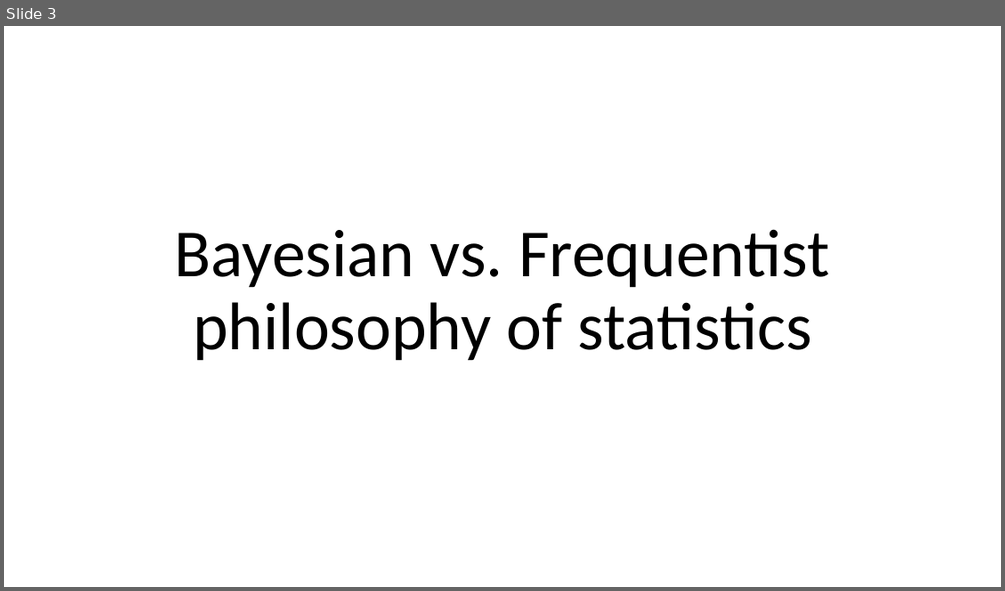
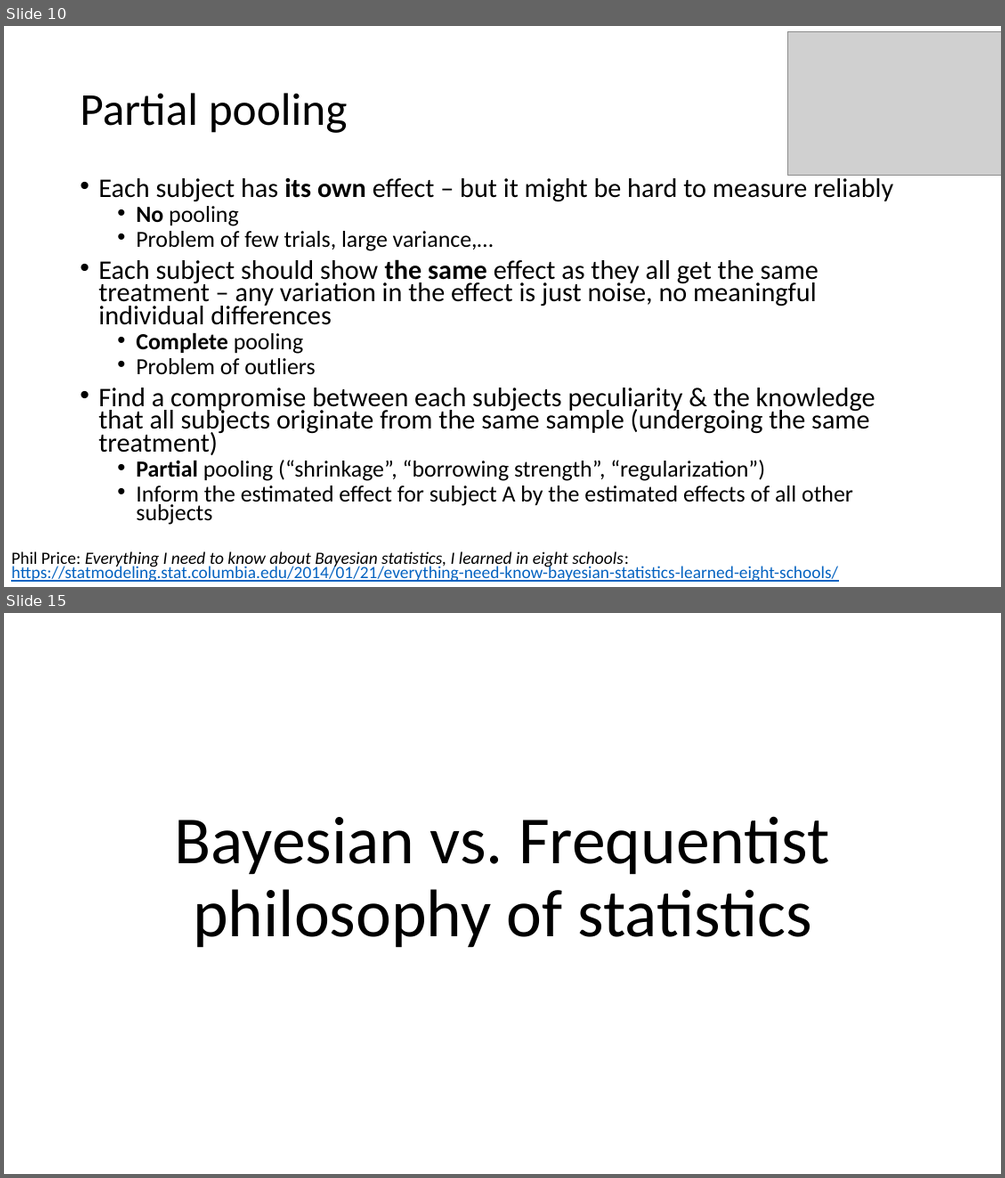
Before and after one commit to julianquandt/M3-brms-intro, a slide deck: intro_to_brms.pptx. Shown one above the other, each under a label of ours: slide 3 before the commit, slides 10 and 15 after it; the slides between them are not shown. The pictures are 1005x591 and 1005x1178 pixels, drawn with LibreOffice and Linux fonts; fonts in the diff are those of the drawing; grey boxes stand for pictures. Boxes give left, top, right and bottom in pixels: in the first picture for what was removed or moved away, otherwise in the second. Text is boxed around its words. In the diff, an @@ line names an element or a change of style, - is before the commit and + after.

```diff
--- a/intro_to_brms.pptx
+++ b/intro_to_brms.pptx
@@ slide 10 added at [4, 26, 1001, 587], background #FFFFFF @@
@@ picture added at [788, 32, 1001, 175] @@
@@ title added at [80, 93, 348, 133], 44 pt, text #000000 @@
+Partial pooling
@@ text added at [98, 174, 893, 524], 25.9 pt, text #000000 @@
+• Each subject has its own effect – but it might be hard to measure reliably
+  • No pooling
+  • Problem of few trials, large variance,…
+• Each subject should show the same effect as they all get the same treatment – any variation in the effect is just noise, no meaningful individual differences
+  • Complete pooling
+  • Problem of outliers
+• Find a compromise between each subjects peculiarity & the knowledge that all subjects originate from the same sample (undergoing the same treatment)
+  • Partial pooling (“shrinkage”, “borrowing strength”, “regularization”)
+  • Inform the estimated effect for subject A by the estimated effects of all other subjects
@@ text added at [11, 551, 838, 581], 16.6 pt, text #0563C1, underline @@
+Phil Price: Everything I need to know about Bayesian statistics, I learned in eight schools:
+https://statmodeling.stat.columbia.edu/2014/01/21/everything-need-know-bayesian-statistics-learned-eight-schools/
@@ what was slide 3 is now slide 15 @@
```
Also in this commit, not shown: 3 slides changed, 12 other slides added, 2 slides removed.
